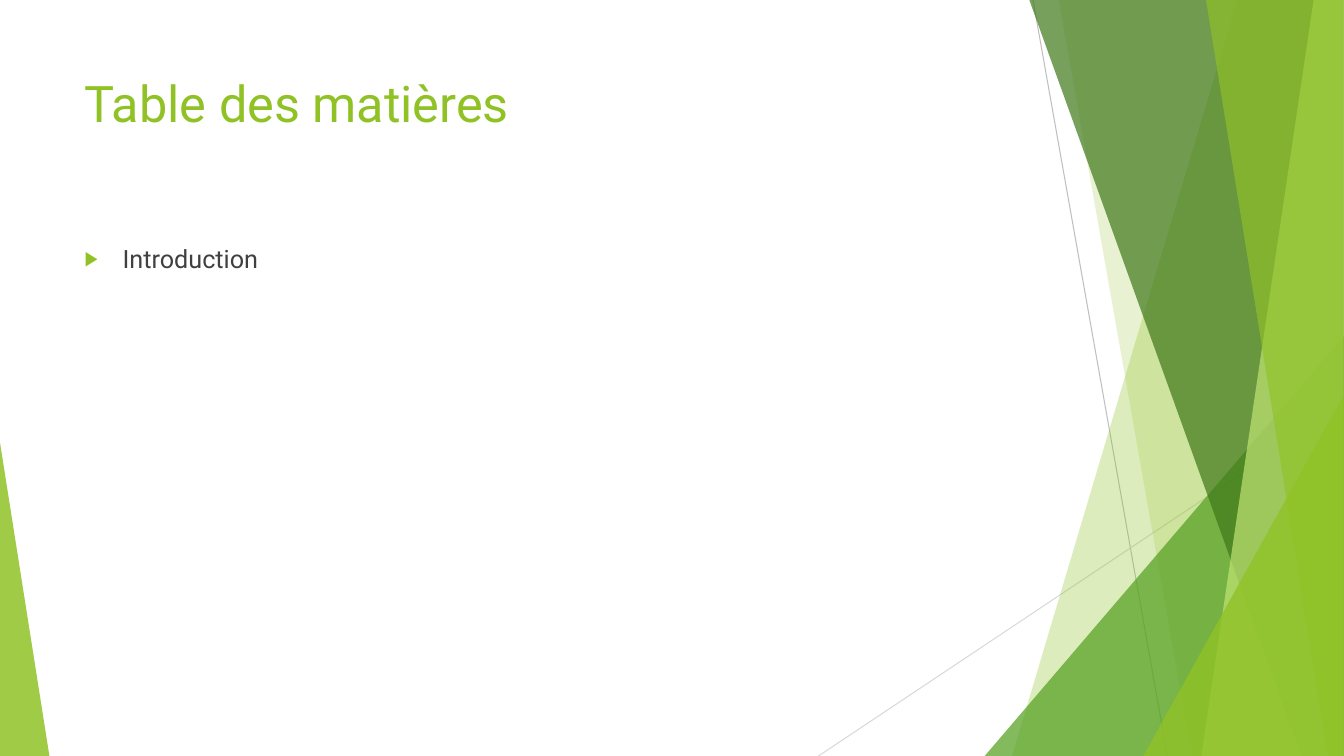
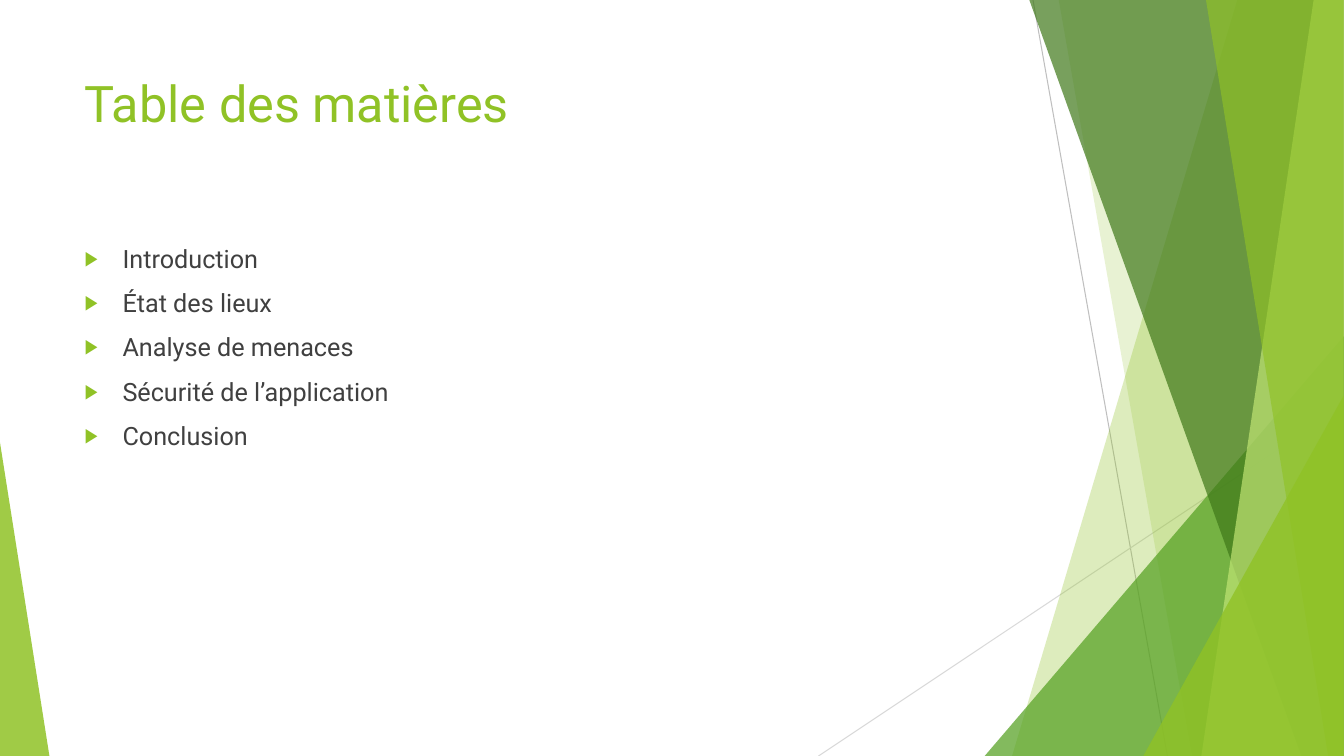
Before and after one commit to asuto4ka/html, a slide deck: slide 2 of Présentation/STI_Schowing_Zharkova.pptx. Drawn at 1344x756 pixels with LibreOffice and Linux fonts; fonts in the diff are those of the drawing. Boxes give left, top, right and bottom in pixels: in the first picture for what was removed or moved away, otherwise in the second. Text is boxed around its words. In the diff, an @@ line names an element or a change of style, - is before the commit and + after.

```diff
--- a/Présentation/STI_Schowing_Zharkova.pptx
+++ b/Présentation/STI_Schowing_Zharkova.pptx
@@ text at bbox=[123, 289, 388, 446]: paragraphs added @@
+▶ État des lieux
+▶ Analyse de menaces
+▶ Sécurité de l’application
+▶ Conclusion
```
Also in this commit, not shown: 2 other slides changed, 17 slides added.
